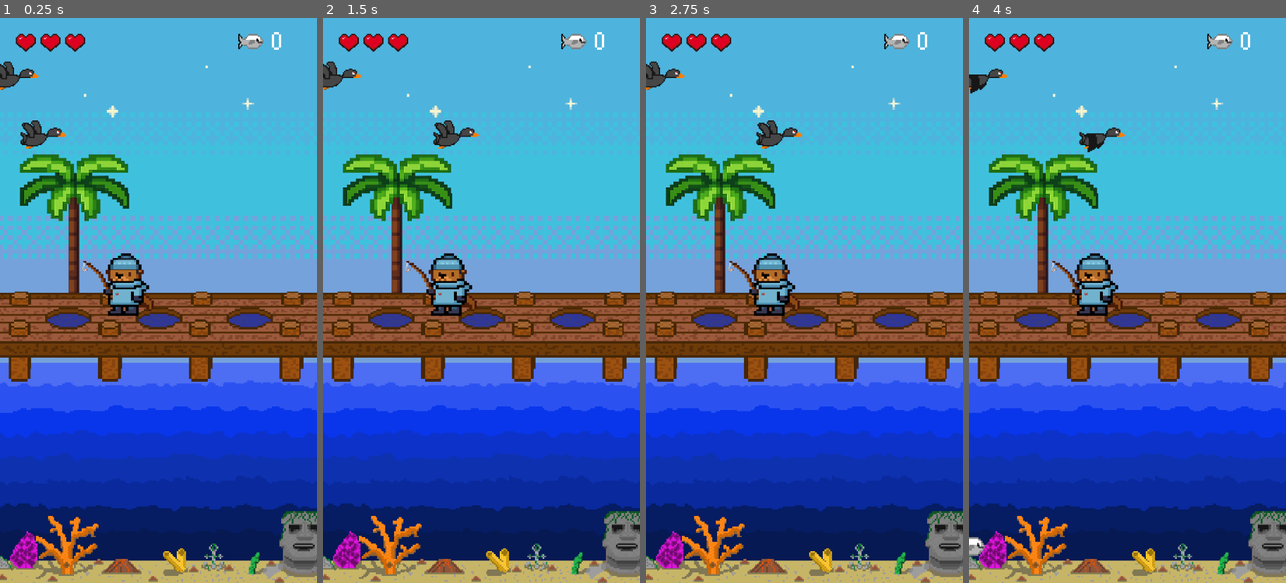
Above: before the commit, frames 1-4 (left to right).
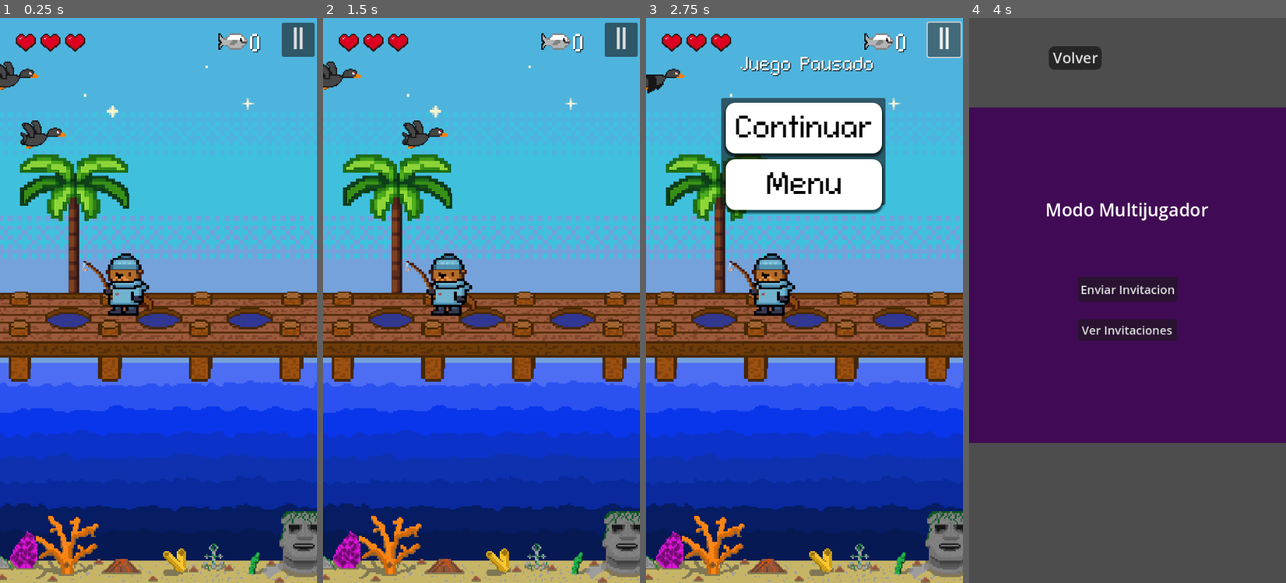
Above: after the commit, the same moments.

Repository: yurtexz/Otter-Catch
Game: Godot game, scene res://Mundo/thegame.tscn
The game is run twice, just before and just after one commit, with the same random seed, the same clock (stepped at 60 frames per second) and the same inputs. This scene is started directly instead of the project's main scene.
Inputs (mouse positions are in pixels of both pictures, inside the frame that each line leads up to):
- Up to frame 1 (0.25 s): no input
- Up to frame 2 (1.5 s): click (620, 40) at 0.5 s, where only the run after the commit has a clickable "II"; click (481, 125) at 1.25 s, where only the run after the commit has a clickable "Continuar"
- Up to frame 3 (2.75 s): click (943, 40) at 2 s, where only the run after the commit has a clickable "II"
- Up to frame 4 (4 s): click (1127, 181) at 2.75 s, where only the run after the commit has a clickable "Menu"; click (1130, 311) at 3.5 s, where only the run after the commit has a clickable "Multiplayer"

The runs differ from the first frame. In frame 1, 1.0% of the frame differs, in the area x 68-100%, y 0-7%; in frame 2, 1.7%; in frame 3, 13%; in frame 4, 100%, in the area x 0-100%, y 0-100%.

Commit message:
Modificaciones en hud, corazones

Diff:
--- /dev/null
+++ b/Assets/Menu de pausa/menu_pausa.gd
@@ -0,0 +1,18 @@
+extends CanvasLayer
+
+@onready var panel := $Panel
+
+func _ready():
+	$Panel/Continuar.pressed.connect(_on_reanudar_pressed)
+	$Panel/MenuPrin.pressed.connect(_on_menu_prin_pressed)
+
+
+
+func _on_reanudar_pressed():
+	get_tree().paused = false
+	queue_free()  # cerrar menú
+
+
+func _on_menu_prin_pressed():
+	get_tree().paused = false
+	get_tree().change_scene_to_file("res://main_menu.tscn")
--- /dev/null
+++ b/Assets/Menu de pausa/menu_pausa.tscn
@@ -0,0 +1,57 @@
+[gd_scene load_steps=4 format=3 uid="uid://b2hwl2glekfuo"]
+
+[ext_resource type="Script" uid="uid://d75h7auyuxk0" path="res://Assets/Menu de pausa/menu_pausa.gd" id="1_r8r61"]
+[ext_resource type="FontFile" uid="uid://2koqa65t8i4b" path="res://Assets/connection_ii/ConnectionII.otf" id="2_uy57p"]
+
+[sub_resource type="StyleBoxFlat" id="StyleBoxFlat_m682x"]
+bg_color = Color(1, 1, 1, 1)
+corner_radius_top_left = 16
+corner_radius_top_right = 16
+corner_radius_bottom_right = 16
+corner_radius_bottom_left = 16
+shadow_size = 5
+shadow_offset = Vector2(0, 3.41)
+
+[node name="MenuPausa" type="CanvasLayer"]
+process_mode = 3
+script = ExtResource("1_r8r61")
+
+[node name="Label" type="Label" parent="."]
+offset_left = 160.0
+offset_top = 64.0
+offset_right = 440.0
+offset_bottom = 144.0
+theme_override_colors/font_shadow_color = Color(0, 0, 0, 1)
+theme_override_fonts/font = ExtResource("2_uy57p")
+theme_override_font_sizes/font_size = 30
+text = "Juego Pausado"
+
+[node name="Panel" type="Panel" parent="."]
+offset_left = 128.0
+offset_top = 136.0
+offset_right = 408.0
+offset_bottom = 318.0
+
+[node name="Continuar" type="Button" parent="Panel"]
+offset_left = 8.0
+offset_top = 8.0
+offset_right = 274.0
+offset_bottom = 94.0
+size_flags_vertical = 3
+theme_override_colors/font_color = Color(0, 0, 0, 1)
+theme_override_fonts/font = ExtResource("2_uy57p")
+theme_override_font_sizes/font_size = 50
+theme_override_styles/normal = SubResource("StyleBoxFlat_m682x")
+text = "Continuar"
+
+[node name="MenuPrin" type="Button" parent="Panel"]
+offset_left = 8.0
+offset_top = 104.0
+offset_right = 274.0
+offset_bottom = 190.0
+size_flags_vertical = 3
+theme_override_colors/font_color = Color(0, 0, 0, 1)
+theme_override_fonts/font = ExtResource("2_uy57p")
+theme_override_font_sizes/font_size = 50
+theme_override_styles/normal = SubResource("StyleBoxFlat_m682x")
+text = "Menu"
--- a/Multijugador/Multijugador.tscn
+++ b/Multijugador/Multijugador.tscn
@@ -124,6 +124,7 @@
 offset_top = 184.0
 offset_right = 314.0
 offset_bottom = 224.0
+scale = Vector2(1.18461, 1.45232)
 theme_override_font_sizes/font_size = 25
 theme_override_styles/normal = SubResource("StyleBoxFlat_ni7w4")
 text = "Volver"
--- a/Multijugador/Scripts/Multijugador.gd
+++ b/Multijugador/Scripts/Multijugador.gd
@@ -329,6 +329,7 @@
 		fila.size_flags_horizontal = Control.SIZE_EXPAND_FILL
 		fila.add_theme_constant_override("separation", 40)
 
+
 		var texto = "👤 " + jugador_nombre + "   |   🎮 " + game_name
 		var lbl := _crear_label(texto, 24)
 		lbl.horizontal_alignment = HORIZONTAL_ALIGNMENT_CENTER
--- /dev/null
+++ b/Mundo/canvas_layer.gd
@@ -0,0 +1,16 @@
+extends CanvasLayer  # o lo que tengas
+
+const PauseMenuScene := preload("res://Assets/Menu de pausa/menu_pausa.tscn")
+
+var pause_menu_instance: CanvasLayer = null
+
+func _on_BotonPausa_pressed():
+	if pause_menu_instance:
+		return # ya está abierto, no creamos otro
+
+	# Instanciar la escena del menú de pausa
+	pause_menu_instance = PauseMenuScene.instantiate()
+	# Agregarla a la escena actual
+	get_tree().current_scene.add_child(pause_menu_instance)
+	# Pausar el juego
+	get_tree().paused = true
--- a/Mundo/otter.gd
+++ b/Mundo/otter.gd
@@ -10,6 +10,9 @@
 @export var hole_y := 160.0
 @export_node_path("Node2D") var holes_path : NodePath
 @export_node_path("Marker2D") var stand_y_path : NodePath
+@onready var cor1 := $"../../RedHeart16x16"
+@onready var cor2 := $"../../RedHeart16x17"
+@onready var cor3 := $"../../RedHeart16x18"
 
 # Umbrales del gesto
 const SWIPE_TIME_MAX := 0.60
@@ -198,6 +201,9 @@
 func _on_area_2d_area_entered(area: Area2D) -> void:
 	if (area.name == "Pelotita"):
 		vida -= 1
+		cor1.visible = vida >= 1
+		cor2.visible = vida >= 2
+		cor3.visible = vida >= 3
 		if(vida <= 0):
 			game_over()
 func game_over():
--- a/Mundo/thegame.tscn
+++ b/Mundo/thegame.tscn
@@ -11,12 +11,13 @@
 [ext_resource type="Script" uid="uid://dmv1w1q13j4n4" path="res://Mundo/spawner.gd" id="9_lj3nr"]
 [ext_resource type="PackedScene" uid="uid://bpl7ro26tg2cy" path="res://Mundo/Fish.tscn" id="10_fig0l"]
 [ext_resource type="PackedScene" uid="uid://d1m31ogmgj41v" path="res://patoscene/SpawnerPatos.tscn" id="11_h2myu"]
-[ext_resource type="Script" uid="uid://dh4hjx7lble4l" path="res://Mundo/hud.gd" id="11_v6s4h"]
+[ext_resource type="Script" path="res://Mundo/hud.gd" id="11_v6s4h"]
 [ext_resource type="Texture2D" uid="uid://8vmg1q2112vd" path="res://Assets/Peces/pezPlata.png" id="12_h40uq"]
-[ext_resource type="Script" uid="uid://kydsk8okm7rf" path="res://Mundo/fish_label.gd" id="12_j4u17"]
+[ext_resource type="Script" path="res://Mundo/fish_label.gd" id="12_j4u17"]
 [ext_resource type="Texture2D" uid="uid://buuph0q53sjhn" path="res://Assets/FONDOS/palmtree.png" id="12_l4ymh"]
 [ext_resource type="FontFile" uid="uid://2koqa65t8i4b" path="res://Assets/connection_ii/ConnectionII.otf" id="13_h40uq"]
 [ext_resource type="Texture2D" uid="uid://dmvkcrgpdhwmh" path="res://Assets/FONDOS/Red Heart 16X16.png" id="17_hw68p"]
+[ext_resource type="Script" uid="uid://bn6u32tl1jjir" path="res://Mundo/canvas_layer.gd" id="18_gaupb"]
 
 [sub_resource type="CircleShape2D" id="CircleShape2D_vaq5q"]
 radius = 12.0
@@ -175,16 +176,17 @@
 script = ExtResource("11_v6s4h")
 
 [node name="PezPlata" type="Sprite2D" parent="UILayer/HUD"]
-position = Vector2(-110, -920)
-scale = Vector2(0.0194669, 0.0268718)
+position = Vector2(-140, -920)
+scale = Vector2(0.0227543, 0.0290609)
 texture = ExtResource("12_h40uq")
 
 [node name="FishLabel" type="Label" parent="UILayer/HUD"]
 layout_mode = 0
-offset_left = -79.0
-offset_top = -939.0
-offset_right = -9.0
-offset_bottom = -899.0
+offset_left = -116.0
+offset_top = -936.0
+offset_right = -46.0
+offset_bottom = -896.0
+theme_override_colors/font_shadow_color = Color(0, 0, 0, 1)
 theme_override_fonts/font = ExtResource("13_h40uq")
 theme_override_font_sizes/font_size = 40
 text = "0"
@@ -213,4 +215,18 @@
 scale = Vector2(5.78762, 3.67682)
 texture = ExtResource("17_hw68p")
 
+[node name="CanvasLayer" type="CanvasLayer" parent="."]
+script = ExtResource("18_gaupb")
+
+[node name="BotonPausa" type="Button" parent="CanvasLayer"]
+process_mode = 3
+offset_left = 480.0
+offset_top = 8.0
+offset_right = 536.0
+offset_bottom = 66.0
+theme_override_fonts/font = ExtResource("13_h40uq")
+theme_override_font_sizes/font_size = 50
+text = "II"
+
 [connection signal="area_entered" from="Mundo/Otter/Area2D" to="Mundo/Otter" method="_on_area_2d_area_entered"]
+[connection signal="pressed" from="CanvasLayer/BotonPausa" to="CanvasLayer" method="_on_BotonPausa_pressed"]
Not shown, added: Assets/Menu de pausa/menu_pausa.gd.uid
Not shown, added: Mundo/canvas_layer.gd.uid
Not shown: 1 places in Mundo/thegame.tscn that only renumber resources
Not shown: 1 places in main_menu.tscn that only renumber resources
